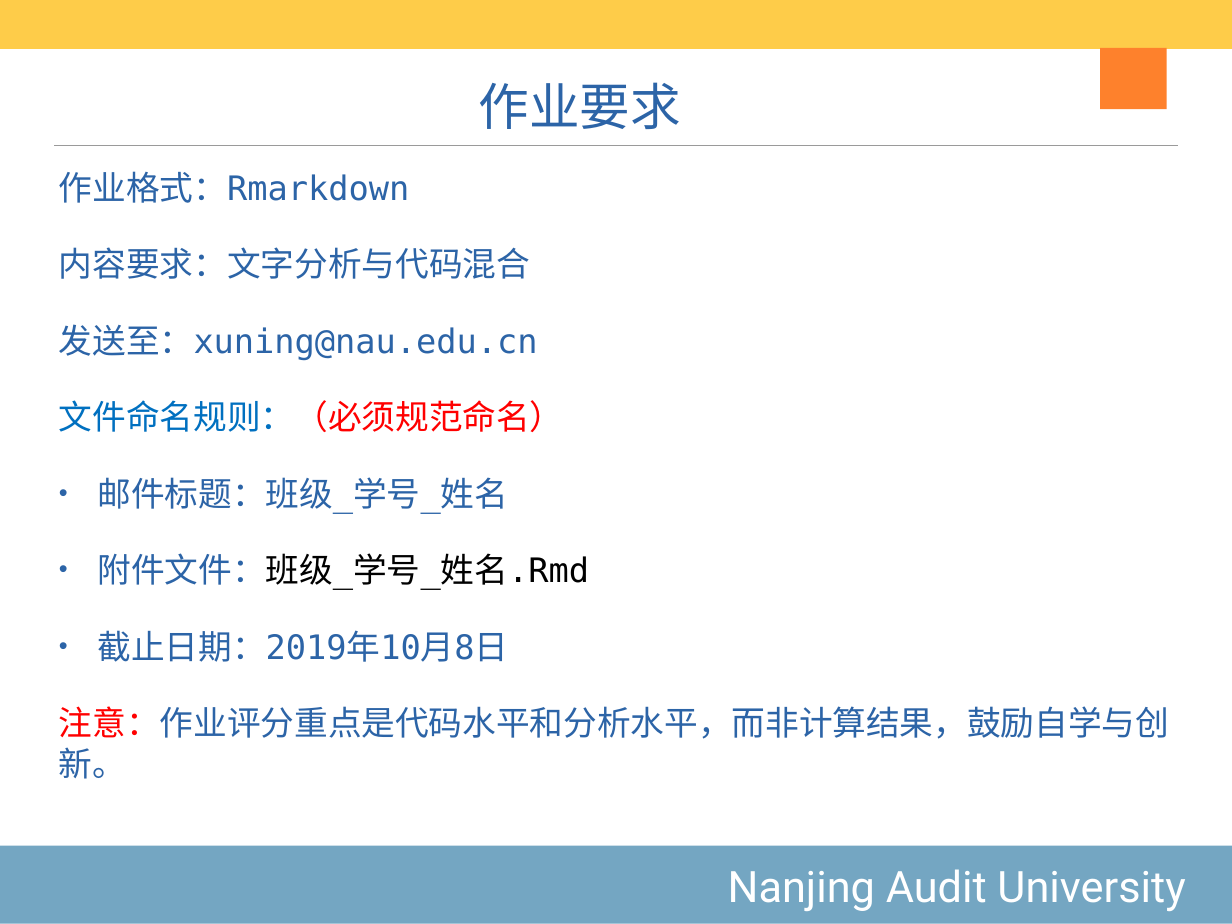
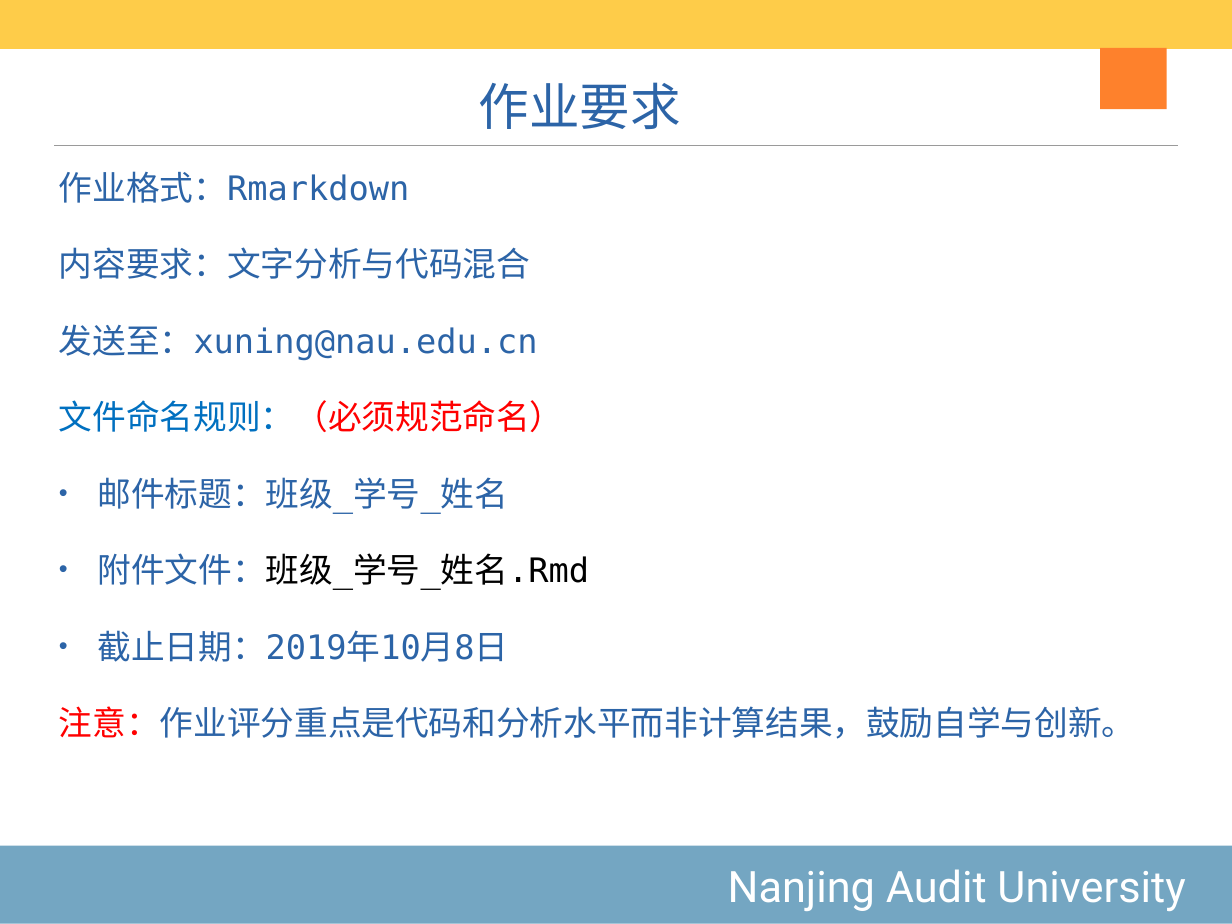
Before and after one commit to exoplanetX/DataAnalytics, a slide deck: slide 2 of 2019-作业2.pptx. Drawn at 1232x924 pixels with LibreOffice and Linux fonts; fonts in the diff are those of the drawing. Boxes give left, top, right and bottom in pixels: in the first picture for what was removed or moved away, otherwise in the second. Text is boxed around its words. In the diff, an @@ line names an element or a change of style, - is before the commit and + after.

Commit message:
修订作业2和数据集

```diff
--- a/2019-作业2.pptx
+++ b/2019-作业2.pptx
@@ text at [59, 706, 1136, 739]: text changed @@
-注意：作业评分重点是代码水平和分析水平，而非计算结果，鼓励自学与创新。
+注意：作业评分重点是代码和分析水平而非计算结果，鼓励自学与创新。
```
Also in this commit, not shown: 1 other slide changed, 9 other files.
